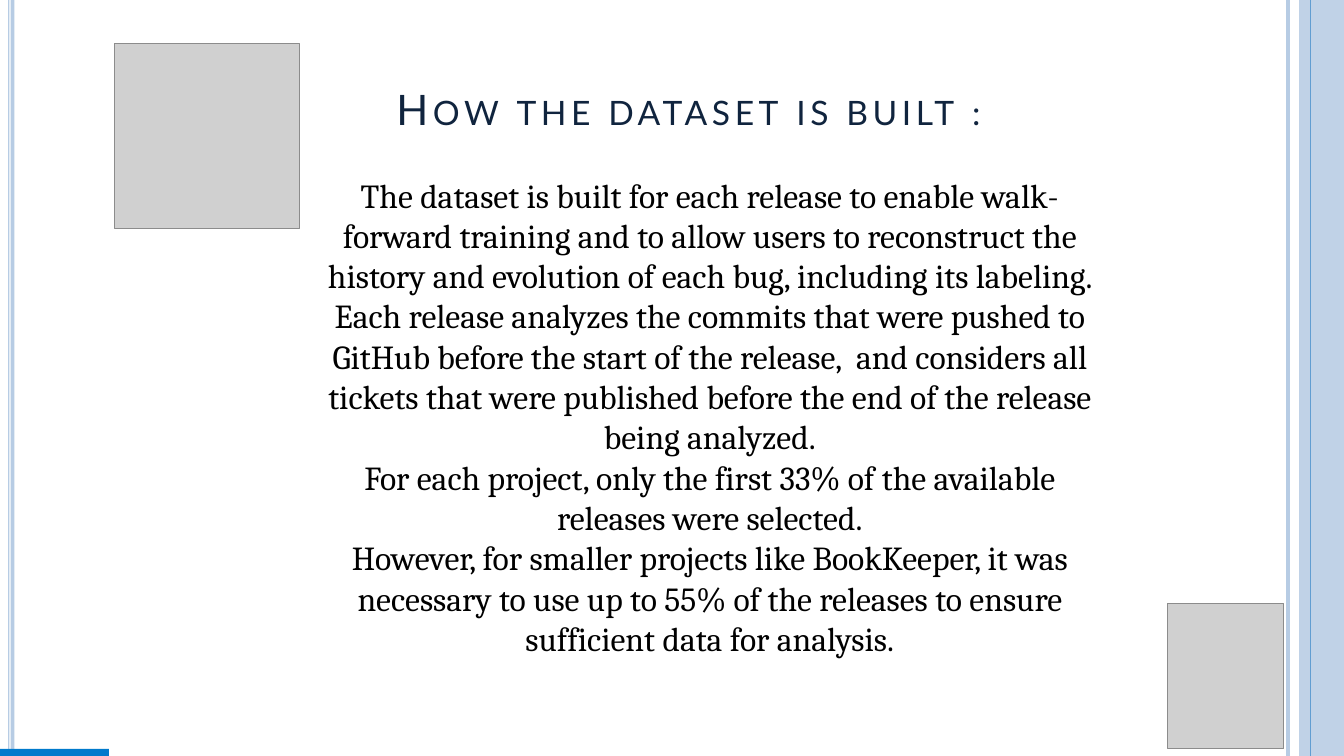
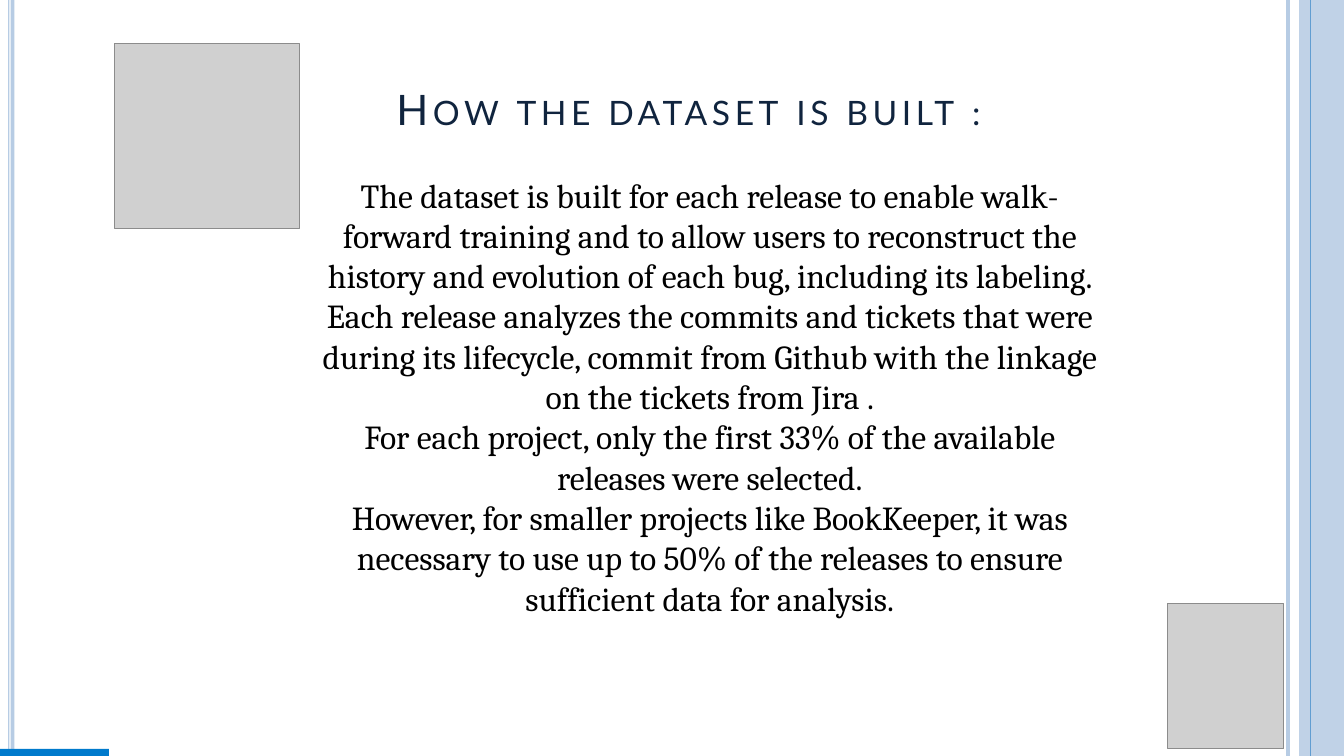
Before and after one commit to FrancescoAstolfiDev/progettoParteFalessi, a slide deck: slide 3 of My_Ispw2_Project_Falessi/report/report_astolfi.pptm. Drawn at 1344x756 pixels with LibreOffice and Linux fonts; fonts in the diff are those of the drawing; grey boxes stand for pictures. Boxes give left, top, right and bottom in pixels: in the first picture for what was removed or moved away, otherwise in the second. Text is boxed around its words. In the diff, an @@ line names an element or a change of style, - is before the commit and + after.

```diff
--- a/My_Ispw2_Project_Falessi/report/report_astolfi.pptm
+++ b/My_Ispw2_Project_Falessi/report/report_astolfi.pptm
@@ text at bbox=[323, 184, 1097, 619]: text changed @@
-The dataset is built for each release to enable walk-forward training and to allow users to reconstruct the history and evolution of each bug, including its labeling. Each release analyzes the commits that were pushed to GitHub before the start of the release, and considers all tickets that were published before the end of the release being analyzed.
-For each project, only the first 33% of the available releases were selected.
-However, for smaller projects like BookKeeper, it was necessary to use up to 55% of the releases to ensure sufficient data for analysis.
+The dataset is built for each release to enable walk-forward training and to allow users to reconstruct the history and evolution of each bug, including its labeling. Each release analyzes the commits and tickets that were during its lifecycle, commit from Github with the linkage on the tickets from Jira .
+For each project, only the first 33% of the available releases were selected.
+However, for smaller projects like BookKeeper, it was necessary to use up to 50% of the releases to ensure sufficient data for analysis.
```
Also in this commit, not shown: 27 other slides changed, 2 slides added, 24 other files.
